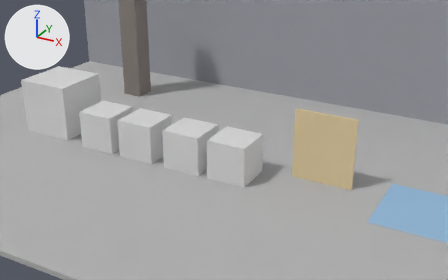
An edit to the glTF model assets/models/shader_hooks_fixture_bare.gltf, drawn before and after from the same camera.
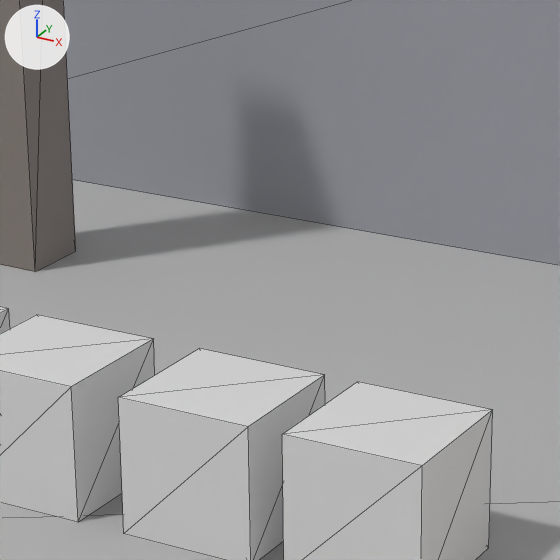
Old and new are each drawn from a 50 mm lens placed at (5.65, -9.54, 5.51), pointed at (0.78, -0.67, 1.08) and again close up on the part from 29% to 63% of the width and 8% to 62% of the height. Every picture has the same lights, and +X, +Y and +Z are marked at upper left. The last two pictures show the newer version. The close-ups show mesh edges as thin lines. Where no turn or scale is listed for an object, it has been applied to the vertices.

The first close-up shows 'floor', 'key_b', 'param_a', 'param_b', 'post', 'wall' and 1 more.
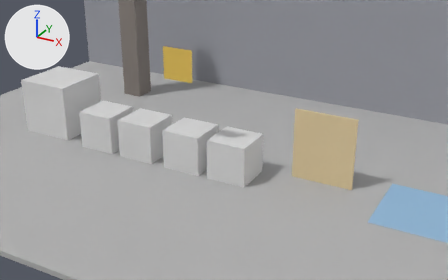
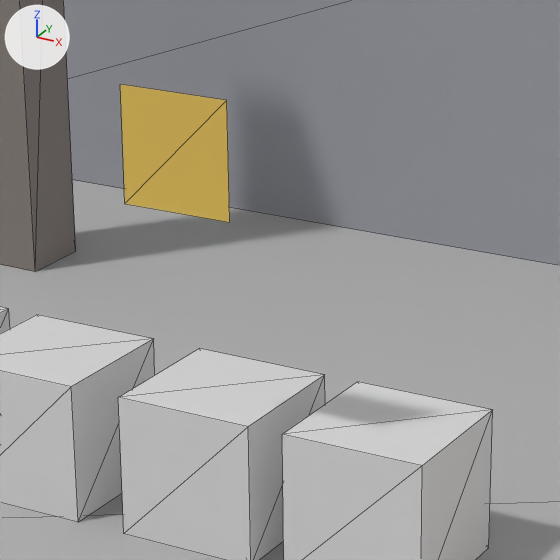
Changed parts and their boxes [x1, y1, x2, y2] in the close-ups (560 x 560 px):
'pushed', added (yellow)
    after: [120, 84, 230, 222]

Edits to the bpy script that builds the scene:
```text
Add mat_hooks_pushed:
    mat_hooks_pushed = principled_material('hooks_pushed')
    mat_hooks_pushed.base_color = (0.8, 0.55, 0.1)  # yellow #e7c459
    mat_hooks_pushed.roughness = 0.6
Add me_pushed:
    me_pushed.from_pydata([(-0.3, 0.0, -0.3), (0.3, 0.0, -0.3), (0.3, 0.0, 0.3), (-0.3, 0.0, 0.3)], [], [(0, 1, 2), (0, 2, 3)])
    me_pushed.materials.append(mat_hooks_pushed)  # yellow #e7c459
Add ob_pushed:
    ob_pushed = bpy.data.objects.new('pushed', me_pushed)
    ob_pushed.location = (-0.2, -0.6, 2.3)
```
